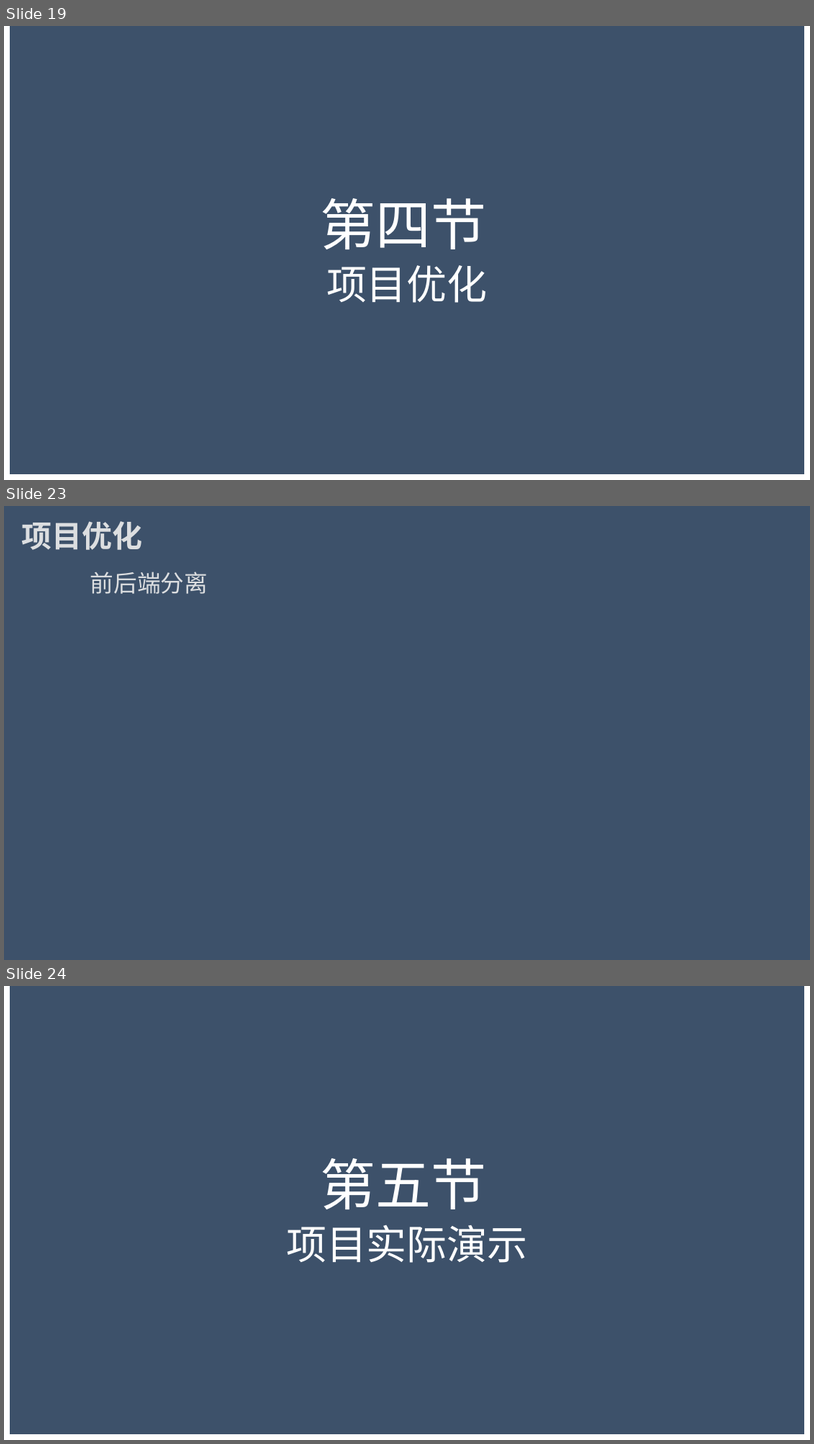
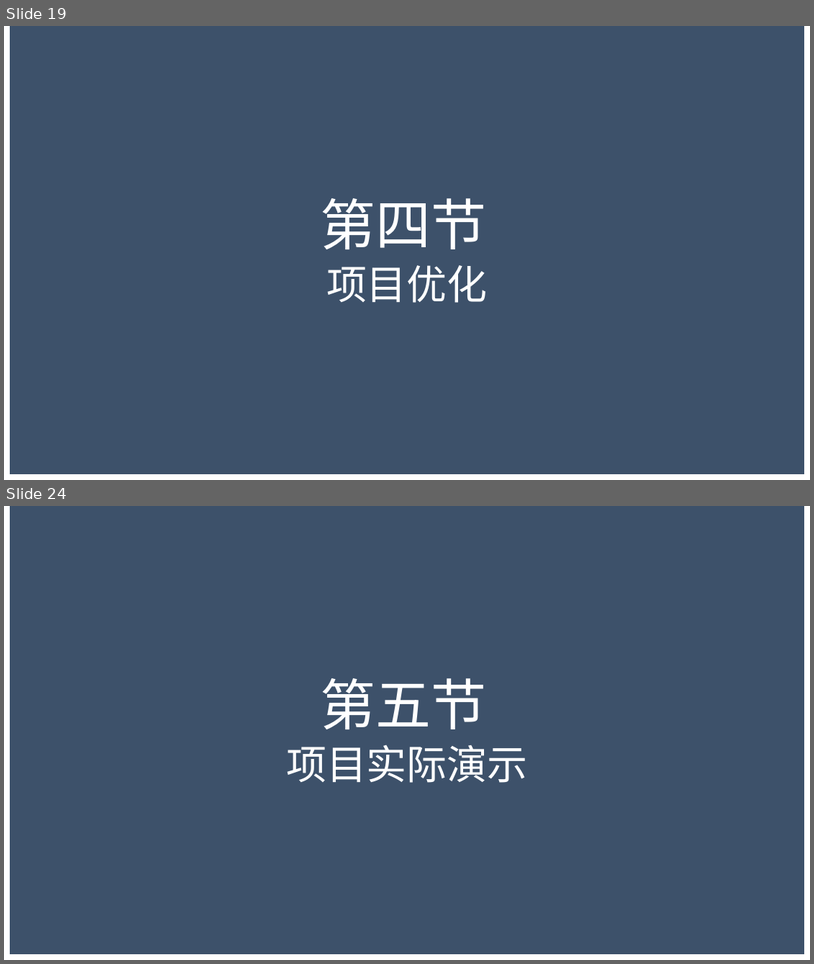
Before and after one commit to Wangzt670/swt, a slide deck: 项目待交付工件/D结项阶段/2.项目答辩.pptx. Shown one above the other, each under a label of ours: slides 19, 23 and 24 before the commit, slides 19 and 24 after it; the slides between them are not shown. The pictures are 814x1444 and 814x964 pixels, drawn with LibreOffice and Linux fonts; fonts in the diff are those of the drawing; background and template pictures are left out; a plain dark background stands for a picture behind light text. Boxes give left, top, right and bottom in pixels: in the first picture for what was removed or moved away, otherwise in the second. Text is boxed around its words. In the diff, an @@ line names an element or a change of style, - is before the commit and + after.

```diff
--- a/项目待交付工件/D结项阶段/2.项目答辩.pptx
+++ b/项目待交付工件/D结项阶段/2.项目答辩.pptx
@@ slide 23 removed at <box>4,506,810,960</box>, background #FFFFFF; not listed: 1 template element that a slide beside it also shows @@
@@ text removed at <box>21,521,142,550</box> @@
-项目优化
@@ text removed at <box>90,572,208,594</box> @@
-前后端分离
```
Also in this commit, not shown: 2 slides changed, 2 slides added, 27 other slides removed.
